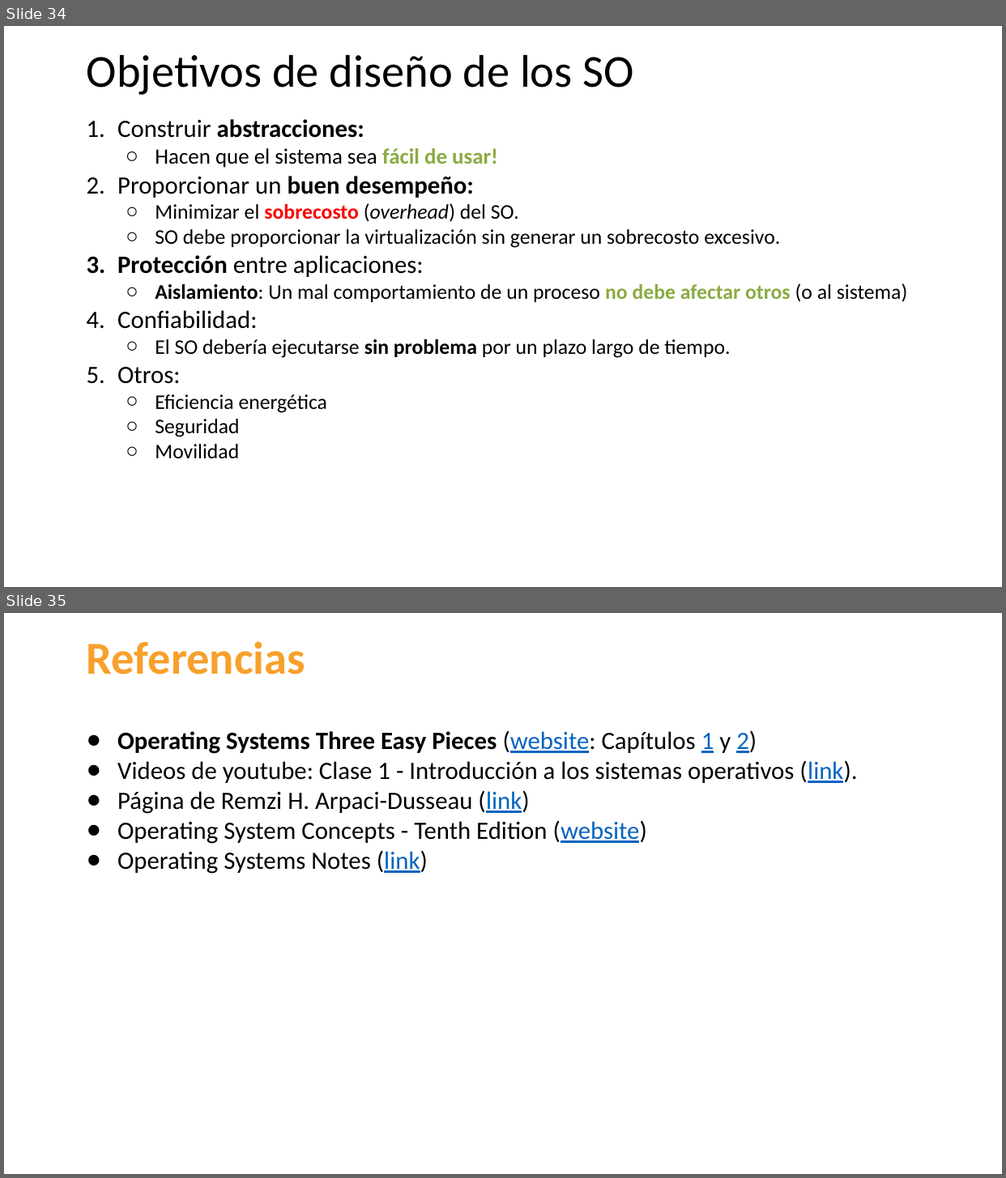
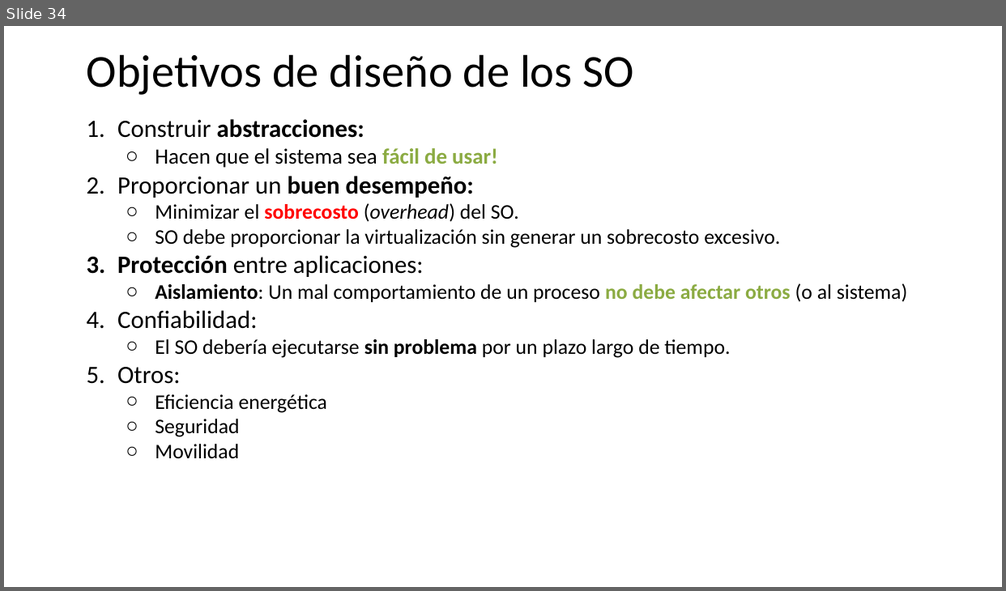
Before and after one commit to udea-so/apuntes_2026-2_SO-virtual, a slide deck: clase_02/SO_apuntes_clase2.pptx. Shown one above the other, each under a label of ours: slides 34 and 35 before the commit, slide 34 after it. The pictures are 1006x1178 and 1006x591 pixels, drawn with LibreOffice and Linux fonts; fonts in the diff are those of the drawing. Boxes give left, top, right and bottom in pixels: in the first picture for what was removed or moved away, otherwise in the second. Text is boxed around its words. In the diff, an @@ line names an element or a change of style, - is before the commit and + after.

```diff
--- a/clase_02/SO_apuntes_clase2.pptx
+++ b/clase_02/SO_apuntes_clase2.pptx
@@ slide 35 removed at [4, 613, 1002, 1174], background #FFFFFF @@
@@ title removed at [87, 641, 305, 675] @@
-Referencias
@@ text removed at [117, 730, 857, 874] @@
-● Operating Systems Three Easy Pieces (website: Capítulos 1 y 2)
-● Videos de youtube: Clase 1 - Introducción a los sistemas operativos (link).
-● Página de Remzi H. Arpaci-Dusseau (link)
-● Operating System Concepts - Tenth Edition (website)
-● Operating Systems Notes (link)
```
Also in this commit, not shown: 26 other slides removed, 5 other files.
